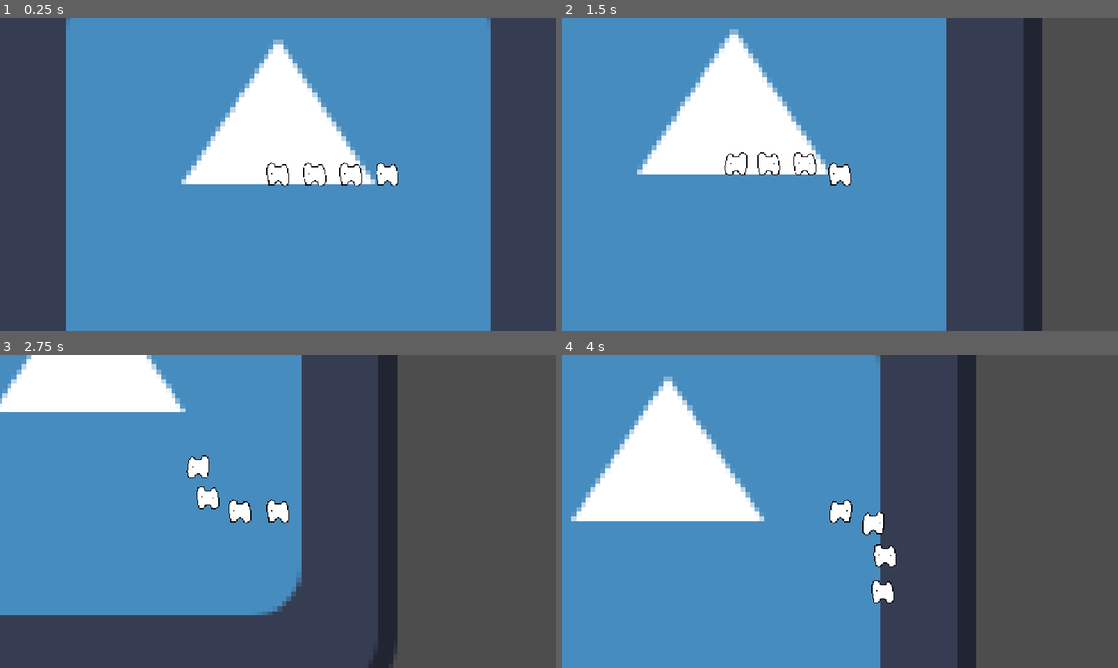
Above: before the commit, frames 1-4 (two rows, left to right).
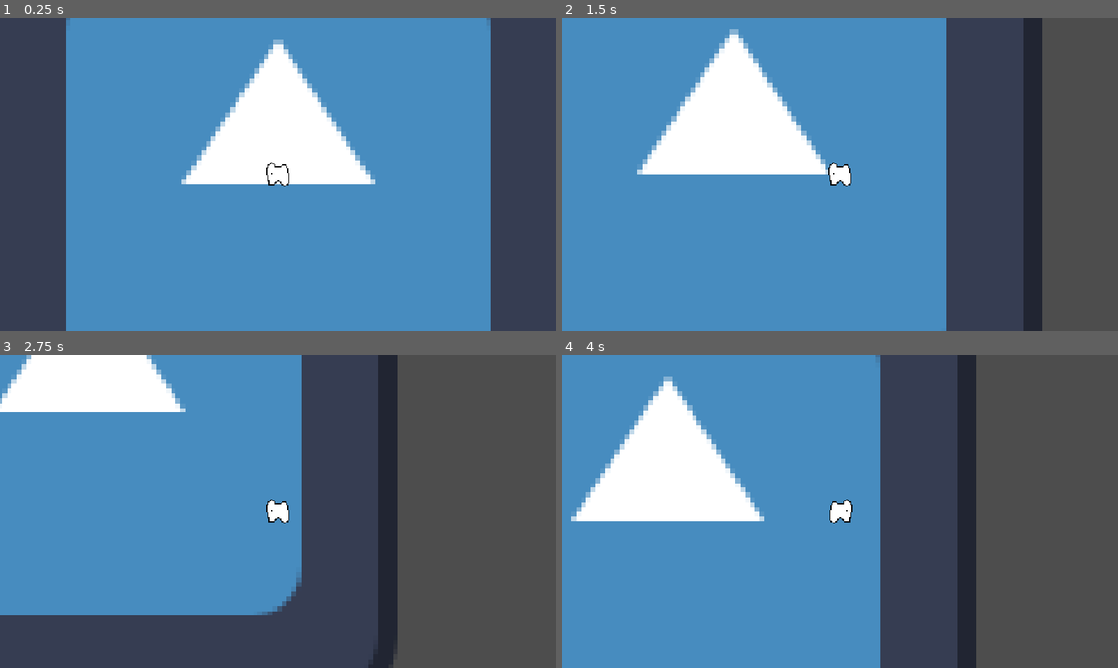
Above: after the commit, the same moments.

Repository: piksalchaos/Pebokin-Parade
Game: Godot game, scene res://scenes/game.tscn
Two runs of this game, one before a commit and one after it. Both use one fixed random seed, a clock stepped at 60 frames per second and the inputs below. The engine's default icon, where the game draws it, is replaced by a stand-in: a white triangle on a blue panel in a dark square.
Inputs:
- Up to frame 1 (0.25 s): no input
- Up to frame 2 (1.5 s): tap Enter at 0.5 s; hold D (right) 0.53-1.28 s; hold S (down) from 1.28 s (still down)
- Up to frame 3 (2.75 s): release S (down) at 2.03 s; hold D (right) from 2.03 s (still down)
- Up to frame 4 (4 s): release D (right) at 2.78 s; hold W (up) 2.78-3.53 s; hold A (left) from 3.53 s (still down)

The runs differ from the first frame. In frame 1, 0.3% of the frame differs, in the area x 54-72%, y 46-54%; in frame 2, 0.1%; in frame 3, 0.7%; in frame 4, 0.7%, in the area x 54-61%, y 50-80%.

Commit message:
can now add followers to parade

Diff:
--- a/project.godot
+++ b/project.godot
@@ -34,25 +34,26 @@
 up={
 "deadzone": 0.2,
 "events": [Object(InputEventKey,"resource_local_to_scene":false,"resource_name":"","device":-1,"window_id":0,"alt_press …(192 unchanged characters)…
-, Object(InputEventKey,"resource_local_to_scene":false,"resource_name":"","device":-1,"window_id":0,"alt_pressed":false,"shift_pressed":false,"ctrl_pressed":false,"meta_pressed":false,"pressed":false,"keycode":0,"physical_keycode":4194320,"key_label":0,"unicode":0,"location":0,"echo":false,"script":null)
 ]
 }
 left={
 "deadzone": 0.2,
 "events": [Object(InputEventKey,"resource_local_to_scene":false,"resource_name":"","device":-1,"window_id":0,"alt_press …(191 unchanged characters)…
-, Object(InputEventKey,"resource_local_to_scene":false,"resource_name":"","device":-1,"window_id":0,"alt_pressed":false,"shift_pressed":false,"ctrl_pressed":false,"meta_pressed":false,"pressed":false,"keycode":0,"physical_keycode":4194319,"key_label":0,"unicode":0,"location":0,"echo":false,"script":null)
 ]
 }
 down={
 "deadzone": 0.2,
 "events": [Object(InputEventKey,"resource_local_to_scene":false,"resource_name":"","device":-1,"window_id":0,"alt_press …(192 unchanged characters)…
-, Object(InputEventKey,"resource_local_to_scene":false,"resource_name":"","device":-1,"window_id":0,"alt_pressed":false,"shift_pressed":false,"ctrl_pressed":false,"meta_pressed":false,"pressed":false,"keycode":0,"physical_keycode":4194322,"key_label":0,"unicode":0,"location":0,"echo":false,"script":null)
 ]
 }
 right={
 "deadzone": 0.2,
 "events": [Object(InputEventKey,"resource_local_to_scene":false,"resource_name":"","device":-1,"window_id":0,"alt_press …(192 unchanged characters)…
-, Object(InputEventKey,"resource_local_to_scene":false,"resource_name":"","device":-1,"window_id":0,"alt_pressed":false,"shift_pressed":false,"ctrl_pressed":false,"meta_pressed":false,"pressed":false,"keycode":0,"physical_keycode":4194321,"key_label":0,"unicode":0,"location":0,"echo":false,"script":null)
+]
+}
+shoot={
+"deadzone": 0.2,
+"events": [Object(InputEventMouseButton,"resource_local_to_scene":false,"resource_name":"","device":-1,"window_id":0,"alt_pressed":false,"shift_pressed":false,"ctrl_pressed":false,"meta_pressed":false,"button_mask":0,"position":Vector2(0, 0),"global_position":Vector2(0, 0),"factor":1.0,"button_index":1,"canceled":false,"pressed":false,"double_click":false,"script":null)
 ]
 }
 
--- /dev/null
+++ b/scenes/follower.gd
@@ -0,0 +1,5 @@
+extends PathFollow2D
+
+const DISTANCE_FROM_OTHERS := 75.0
+func _ready() -> void:
+	progress = get_index() * DISTANCE_FROM_OTHERS
--- /dev/null
+++ b/scenes/follower.tscn
@@ -0,0 +1,8 @@
+[gd_scene load_steps=2 format=3 uid="uid://b1k1yqjo8imaa"]
+
+[ext_resource type="Script" uid="uid://bd3gs6peykg44" path="res://scenes/follower.gd" id="1_3sxqj"]
+
+[node name="Follower" type="PathFollow2D"]
+rotates = false
+loop = false
+script = ExtResource("1_3sxqj")
--- a/scenes/unit.gd
+++ b/scenes/unit.gd
@@ -5,7 +5,6 @@
 
 func _process(delta: float) -> void:
 	var velocity = (global_position - last_global_position) / delta
-	print(velocity)
 
 	if velocity.x > 0:
 		sprite_2d.flip_h = false
--- a/scenes/unit_parade.gd
+++ b/scenes/unit_parade.gd
@@ -1,5 +1,7 @@
 extends Node2D
 
+const UNIT = preload("res://scenes/unit.tscn")
+const FOLLOWER = preload("res://scenes/follower.tscn")
 const PATH_POINT_DISTANCE := 75.0
 
 @onready var path: Path2D = $Path
@@ -8,6 +10,14 @@
 func _process(_delta: float) -> void:
 	var last_point_position: Vector2 = path.curve.get_point_position(1)
 
-	path.curve.set_point_position(0, lead.position)
 	if lead.position.distance_to(last_point_position) >= PATH_POINT_DISTANCE:
 		path.curve.add_point(lead.position, Vector2.ZERO, Vector2.ZERO, 0)
+	path.curve.set_point_position(0, lead.position)
+	print(path.curve.point_count)
+
+func add_new_follower() -> void:
+	var follower = FOLLOWER.instantiate()
+	var unit = UNIT.instantiate()
+
+	follower.add_child(unit)
+	path.add_child(follower)
--- a/scenes/unit_parade.tscn
+++ b/scenes/unit_parade.tscn
@@ -1,12 +1,13 @@
-[gd_scene load_steps=5 format=3 uid="uid://c3dkho2rr6a5v"]
+[gd_scene load_steps=6 format=3 uid="uid://c3dkho2rr6a5v"]
 
 [ext_resource type="PackedScene" uid="uid://cnn7p7ysv3anf" path="res://scenes/unit.tscn" id="1_0olea"]
 [ext_resource type="Script" uid="uid://c1gf2ahh6g233" path="res://scenes/unit_parade.gd" id="1_pjf2s"]
+[ext_resource type="PackedScene" uid="uid://b1k1yqjo8imaa" path="res://scenes/follower.tscn" id="2_0lx0r"]
 [ext_resource type="Script" uid="uid://byv3t2at5iwxw" path="res://scenes/lead_point.gd" id="3_utan4"]
 
 [sub_resource type="Curve2D" id="Curve2D_lnu2h"]
 _data = {
-"points": PackedVector2Array(0, 0, 0, 0, 0, 0, 0, 0, 0, 0, 1000, 0)
+"points": PackedVector2Array(0, 0, 0, 0, 0, 0, 0, 0, 0, 0, 0, 0)
 }
 point_count = 2
 
@@ -17,29 +18,8 @@
 position = Vector2(1, 0)
 curve = SubResource("Curve2D_lnu2h")
 
-[node name="PathFollow2D" type="PathFollow2D" parent="Path"]
-position = Vector2(74.9985, 0)
-progress = 75.0
-rotates = false
-loop = false
-
-[node name="Unit" parent="Path/PathFollow2D" instance=ExtResource("1_0olea")]
-
-[node name="PathFollow2D2" type="PathFollow2D" parent="Path"]
-position = Vector2(149.994, 0)
-progress = 150.0
-rotates = false
-loop = false
-
-[node name="Unit" parent="Path/PathFollow2D2" instance=ExtResource("1_0olea")]
-
-[node name="PathFollow2D3" type="PathFollow2D" parent="Path"]
-position = Vector2(225.179, 0)
-progress = 225.0
-rotates = false
-loop = false
-
-[node name="Unit" parent="Path/PathFollow2D3" instance=ExtResource("1_0olea")]
+[node name="Follower" parent="Path" instance=ExtResource("2_0lx0r")]
+position = Vector2(0, 0.179291)
 
 [node name="Lead" type="Marker2D" parent="."]
 gizmo_extents = 35.0
Not shown, added: scenes/follower.gd.uid
